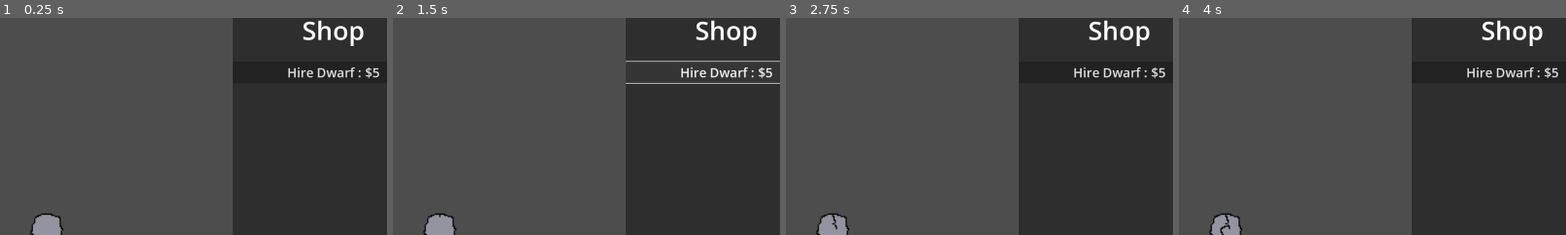
Above: before the commit, frames 1-4 (left to right).
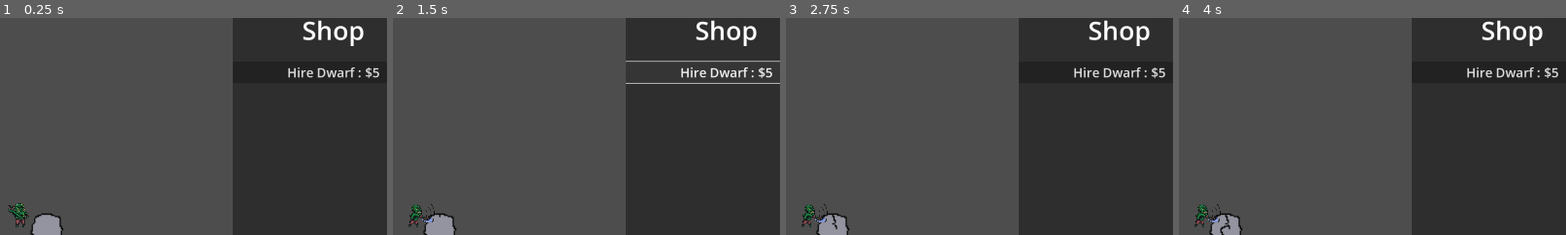
Above: after the commit, the same moments.

Repository: alstonStone/BoulderBreakerz
Game: Godot game, scene res://Scenes/game.tscn
Two runs of this game, one before a commit and one after it. Both use one fixed random seed, a clock stepped at 60 frames per second and the inputs below.
Inputs (mouse positions are % of the whole screen's width and height, from its top left):
- Up to frame 1 (0.25 s): no input
- Up to frame 2 (1.5 s): click (50, 50) at 0.5 s; click "Hire Dwarf : $5" at 1.25 s
- Up to frame 3 (2.75 s): click (50, 50) at 2 s
- Up to frame 4 (4 s): click "Hire Dwarf : $5" at 2.75 s; click (50, 50) at 3.5 s
The pictures show only the part of the screen within x 44-94%, y 1-51%; the shares and areas given below are measured in that part.

The runs differ from the first frame. In frame 1, 0.3% of the frame differs, in the area x 2-8%, y 85-97%; in frame 2, 0.3%; in frame 3, 0.3%; in frame 4, 0.3%.

Commit message:
added new sprites, started adding orc animation

Diff:
--- a/Scenes/game.tscn
+++ b/Scenes/game.tscn
@@ -1,9 +1,11 @@
-[gd_scene load_steps=9 format=3 uid="uid://vhwr1gajsdqv"]
+[gd_scene load_steps=11 format=3 uid="uid://vhwr1gajsdqv"]
 
 [ext_resource type="Script" path="res://Scripts/game.gd" id="1_5mub3"]
 [ext_resource type="Script" path="res://Scripts/Boulder.gd" id="3_c4ujr"]
 [ext_resource type="Script" path="res://Scripts/ScoreLabel.gd" id="3_hg1ow"]
 [ext_resource type="Texture2D" uid="uid://ptp5f4qb5xt1" path="res://Assets/BasicRock.png" id="4_ycgrg"]
+[ext_resource type="Texture2D" uid="uid://cvowocacos4dh" path="res://Assets/orcs/Orc_Warrior/Attack_1.png" id="5_o7sma"]
+[ext_resource type="Script" path="res://Scripts/Orc.gd" id="6_rytmr"]
 
 [sub_resource type="StyleBoxEmpty" id="StyleBoxEmpty_ddg63"]
 
@@ -86,4 +88,10 @@
 theme_override_font_sizes/font_size = 32
 text = "Hire Dwarf : $5"
 
+[node name="Orc" type="Sprite2D" parent="."]
+position = Vector2(905, 486)
+texture = ExtResource("5_o7sma")
+hframes = 4
+script = ExtResource("6_rytmr")
+
 [connection signal="pressed" from="Boulder" to="Boulder" method="_on_pressed"]
--- /dev/null
+++ b/Scripts/Orc.gd
@@ -0,0 +1,14 @@
+extends Sprite2D
+
+
+# Called when the node enters the scene tree for the first time.
+func _ready():
+	pass # Replace with function body.
+
+
+# Called every frame. 'delta' is the elapsed time since the previous frame.
+func _process(delta):
+	await get_tree().create_timer(0.5).timeout
+	self.frame +=1
+	if self.frame >= 4:
+		self.frame = 0
Not shown, added: Assets/minerals/License.txt
Binary file added: Assets/minerals/PNG/Transperent/Icon1.png
Not shown, added: Assets/minerals/PNG/Transperent/Icon1.png.import
Binary file added: Assets/minerals/PNG/Transperent/Icon10.png
Not shown, added: Assets/minerals/PNG/Transperent/Icon10.png.import
Binary file added: Assets/minerals/PNG/Transperent/Icon11.png
Not shown, added: Assets/minerals/PNG/Transperent/Icon11.png.import
Binary file added: Assets/minerals/PNG/Transperent/Icon12.png
Not shown, added: Assets/minerals/PNG/Transperent/Icon12.png.import
Binary file added: Assets/minerals/PNG/Transperent/Icon13.png
Not shown, added: Assets/minerals/PNG/Transperent/Icon13.png.import
Binary file added: Assets/minerals/PNG/Transperent/Icon14.png
(and 153 more such lines)
